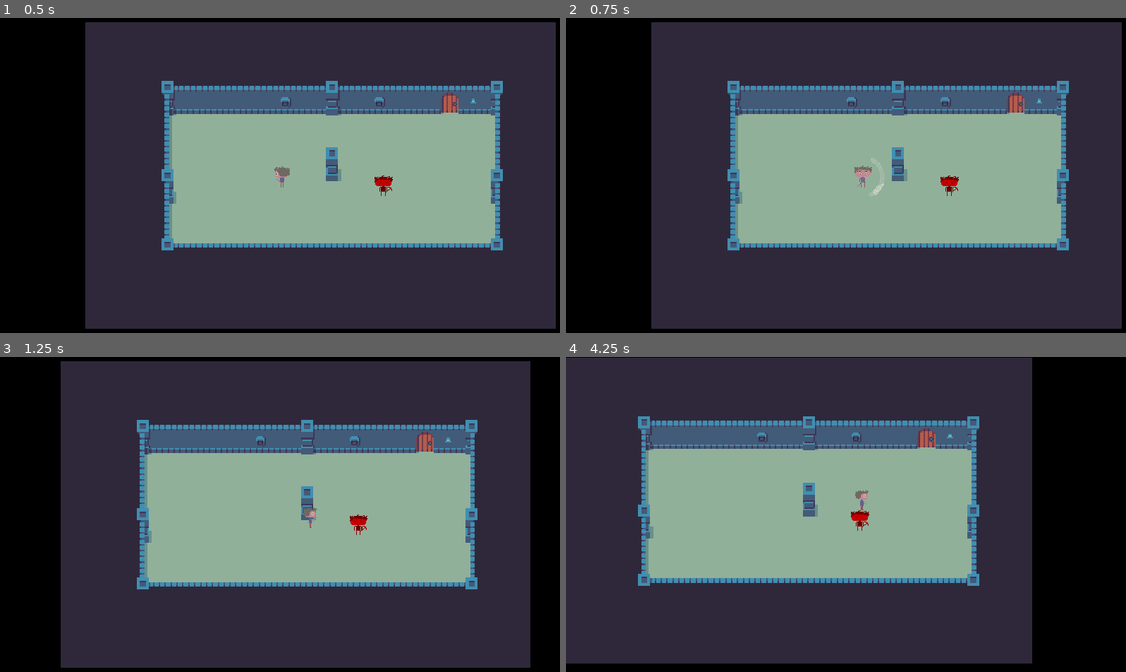
Above: before the commit, frames 1-4 (two rows, left to right).
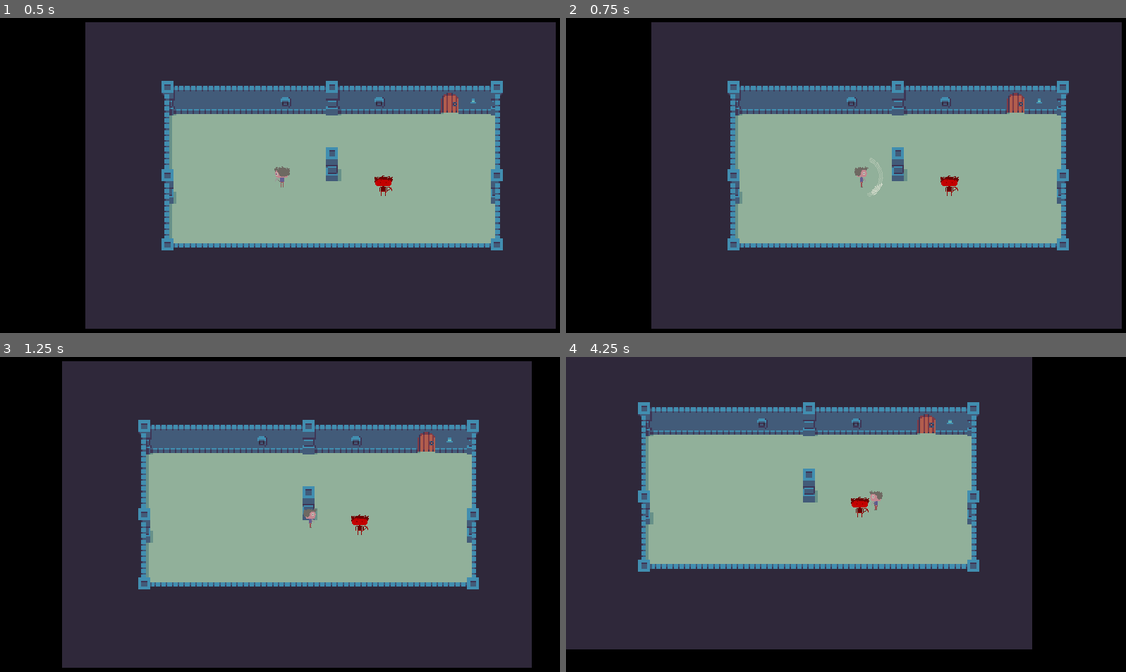
Above: after the commit, the same moments.

Repository: FrankJRix/minorman-game
Game: Godot game, scene res://levels/TemplateLevel.tscn
Two runs of this game, one before a commit and one after it. Both use one fixed random seed, a clock stepped at 60 frames per second and the inputs below.
Inputs (mouse positions are in pixels of both pictures, inside the frame that each line leads up to):
- Up to frame 1 (0.5 s): no input
- Up to frame 2 (0.75 s): tap Enter at 0.5 s; move the mouse to (974, 159) at 0.52 s; press the mouse at (974, 159) at 0.53 s; hold D (move_east) from 0.53 s (still down)
- Up to frame 3 (1.25 s): keep holding D (move_east); tap Shift (sprint) at 0.8 s
- Up to frame 4 (4.25 s): move the mouse to (734, 530) at 1.27 s; release D (move_east) at 1.28 s; release the mouse at (734, 530) at 1.28 s; hold S (move_south) 1.28-2.03 s; tap Shift (sprint) at 1.35, 2.3, 2.85, 3.8 s; click (734, 530) at 1.55 s; move the mouse to (902, 445) at 2.02 s; press the mouse at (902, 445) at 2.03 s; hold D (move_east) 2.03-2.78 s; move the mouse to (818, 580) at 2.77 s; release the mouse at (818, 580) at 2.78 s; hold W (move_north) 2.78-3.53 s; click (818, 580) at 3.05 s; move the mouse to (1019, 564) at 3.52 s; press the mouse at (1019, 564) at 3.53 s; hold A (move_west) from 3.53 s (still down)

Frame 1 is identical in both runs. In frame 2, 0.1% of the frame differs, in the area x 51-57%, y 44-57%; in frame 3, 3.0%; in frame 4, 16%, in the area x 0-84%, y 0-98%.

Commit message:
Tutta la logica del movimento è stata spostata nella fsm. Mo manca l'attacco. Domani. Vai così.

Diff:
--- /dev/null
+++ b/00_MinorMan/characters/player/Move.gd
@@ -0,0 +1,30 @@
+extends GroundMotionState
+
+# Inheriting costants from owner:
+onready var MAX_SPEED = owner.MAX_SPEED
+onready var SPRINT_MULTIPLIER = owner.SPRINT_MULTIPLIER
+
+
+func enter():
+	owner.get_node("CutoutAnim").play("move")
+	.enter()
+
+
+func update(delta):
+	var input_direction = get_input_direction()
+	if not input_direction:
+		emit_signal("finished", "idle")
+
+	var sector = owner.check_orientation_sector(input_direction.angle())
+	owner.look_at_sector_w_anim(sector, "idle")
+	move(input_direction)
+
+
+func move(direction):
+	var multiplier = 1
+
+	if Input.is_action_pressed("sprint"):
+		multiplier *= SPRINT_MULTIPLIER
+
+	velocity = direction * MAX_SPEED * multiplier
+	owner.move_and_slide(velocity)
--- a/00_MinorMan/characters/player/Norman.gd
+++ b/00_MinorMan/characters/player/Norman.gd
@@ -12,106 +12,99 @@
 const NW_TRESHOLD = PI * -7/8
 const EPSILON = 0.01
 
-enum MOUSE_SECTOR {WEST, SOUTHWEST, SOUTH, SOUTHEAST, EAST, NORTHEAST, NORTH, NORTHWEST}
+enum SECTOR {WEST, SOUTHWEST, SOUTH, SOUTHEAST, EAST, NORTHEAST, NORTH, NORTHWEST}
+enum DIRECTION_MODE {EIGHT, FOUR}
 
 var speed = 0
 var velocity = Vector2()
 var direction = Vector2()
 var multi = 1
-var relative_mouse_angle = 0
-
-func _physics_process(delta):
-	move()
-
-func move():
-	get_input()
-	manage_animation()
-
-func get_input():
-	multi = 1
-	direction = Vector2()
-
-	if Input.is_action_pressed("sprint"):
-		multi *= SPRINT_MULTIPLIER
-
-	if Input.is_action_pressed("move_north"):
-		direction.y -= 1
-	if Input.is_action_pressed("move_south"):
-		direction.y += 1
-	if Input.is_action_pressed("move_west"):
-		direction.x -= 1
-	if Input.is_action_pressed("move_east"):
-		direction.x += 1
-
-	direction = direction.normalized()
-
-	velocity = direction * MAX_SPEED * multi
-	move_and_slide(velocity)
-
-func manage_animation():
-	relative_mouse_angle = get_local_mouse_position().angle()
-
-	if not $SpriteSheetAnim.current_animation == "melee_ssw":
-		match check_mouse_sector(relative_mouse_angle):
-			MOUSE_SECTOR.WEST:
-				$SpriteSheetAnim.play("idle_west")
-			MOUSE_SECTOR.SOUTHWEST:
-				$SpriteSheetAnim.play("idle_sw")
-			MOUSE_SECTOR.SOUTH:
-				$SpriteSheetAnim.play("idle_south")
-			MOUSE_SECTOR.SOUTHEAST:
-				$SpriteSheetAnim.play("idle_se")
-			MOUSE_SECTOR.EAST:
-				$SpriteSheetAnim.play("idle_east")
-			MOUSE_SECTOR.NORTHEAST:
-				$SpriteSheetAnim.play("idle_ne")
-			MOUSE_SECTOR.NORTH:
-				$SpriteSheetAnim.play("idle_north")
-			MOUSE_SECTOR.NORTHWEST:
-				$SpriteSheetAnim.play("idle_nw")
-
-	if direction:
-		$CutoutAnim.play("move")
-	else:
-		$CutoutAnim.play("idle")
 
 
 func _unhandled_input(event):
 	if event.is_action_pressed("attack"):
 		$HitTrail/AnimationPlayer.stop()
 		$SpriteSheetAnim.stop()
-		$HitTrail.rotation = relative_mouse_angle - PI / 2
+		$HitTrail.rotation = get_local_mouse_position().angle() - PI / 2
 		$HitTrail/AnimationPlayer.play("hit")
 		$SpriteSheetAnim.play("melee_ssw")
 
 
 # Libreria funzioni utili.
-func check_mouse_sector(mouse_angle):
+# Creare un classe Entity con queste?
+func check_orientation_sector(angle):
 	var sector
 
-	if relative_mouse_angle >= WEST_TRESHOLD:
-		sector = MOUSE_SECTOR.WEST
-	elif relative_mouse_angle >= SW_TRESHOLD:
-		sector = MOUSE_SECTOR.SOUTHWEST
-	elif relative_mouse_angle >= SOUTH_TRESHOLD:
-		sector = MOUSE_SECTOR.SOUTH
-	elif relative_mouse_angle >= SE_TRESHOLD:
-		sector = MOUSE_SECTOR.SOUTHEAST
-	elif relative_mouse_angle >= EAST_TRESHOLD:
-		sector = MOUSE_SECTOR.EAST
-	elif relative_mouse_angle >= NE_TRESHOLD:
-		sector = MOUSE_SECTOR.NORTHEAST
-	elif relative_mouse_angle >= NORTH_TRESHOLD:
-		sector = MOUSE_SECTOR.NORTH
-	elif relative_mouse_angle >= NW_TRESHOLD:
-		sector = MOUSE_SECTOR.NORTHWEST
+	if angle >= WEST_TRESHOLD:
+		sector = SECTOR.WEST
+	elif angle >= SW_TRESHOLD:
+		sector = SECTOR.SOUTHWEST
+	elif angle >= SOUTH_TRESHOLD:
+		sector = SECTOR.SOUTH
+	elif angle >= SE_TRESHOLD:
+		sector = SECTOR.SOUTHEAST
+	elif angle >= EAST_TRESHOLD:
+		sector = SECTOR.EAST
+	elif angle >= NE_TRESHOLD:
+		sector = SECTOR.NORTHEAST
+	elif angle >= NORTH_TRESHOLD:
+		sector = SECTOR.NORTH
+	elif angle >= NW_TRESHOLD:
+		sector = SECTOR.NORTHWEST
 	else:
-		sector = MOUSE_SECTOR.WEST
+		sector = SECTOR.WEST
 
 	return sector
 
 
-# Creare un classe Entity con queste?
+func look_at_sector_w_anim(sector, animation, direction_mode = DIRECTION_MODE.EIGHT):
+	match direction_mode:
+		DIRECTION_MODE.EIGHT:
+			look_eight(sector, animation)
+		DIRECTION_MODE.FOUR:
+			look_four(sector, animation)
+
+
+func look_eight(sector, animation):
+	match sector:
+		SECTOR.WEST:
+			$SpriteSheetAnim.play(animation + "_west")
+		SECTOR.SOUTHWEST:
+			$SpriteSheetAnim.play(animation + "_sw")
+		SECTOR.SOUTH:
+			$SpriteSheetAnim.play(animation + "_south")
+		SECTOR.SOUTHEAST:
+			$SpriteSheetAnim.play(animation + "_se")
+		SECTOR.EAST:
+			$SpriteSheetAnim.play(animation + "_east")
+		SECTOR.NORTHEAST:
+			$SpriteSheetAnim.play(animation + "_ne")
+		SECTOR.NORTH:
+			$SpriteSheetAnim.play(animation + "_north")
+		SECTOR.NORTHWEST:
+			$SpriteSheetAnim.play(animation + "_nw")
+
+
+func look_four(sector, animation):
+	match sector:
+		SECTOR.WEST:
+			$SpriteSheetAnim.play(animation + "_west")
+		SECTOR.SOUTHWEST:
+			$SpriteSheetAnim.play(animation + "_west")
+		SECTOR.SOUTH:
+			$SpriteSheetAnim.play(animation + "_south")
+		SECTOR.SOUTHEAST:
+			$SpriteSheetAnim.play(animation + "_south")
+		SECTOR.EAST:
+			$SpriteSheetAnim.play(animation + "_east")
+		SECTOR.NORTHEAST:
+			$SpriteSheetAnim.play(animation + "_east")
+		SECTOR.NORTH:
+			$SpriteSheetAnim.play(animation + "_north")
+		SECTOR.NORTHWEST:
+			$SpriteSheetAnim.play(animation + "_north")
+
+
 func take_damage(attacker, amount, effect=null):
 	if self.is_a_parent_of(attacker):
 		return
--- a/00_MinorMan/characters/player/Norman.tscn
+++ b/00_MinorMan/characters/player/Norman.tscn
@@ -1,10 +1,12 @@
-[gd_scene load_steps=21 format=2]
+[gd_scene load_steps=23 format=2]
 
 [ext_resource path="res://placeholder_assets/characters/norman/norman_placeholder.png" type="Texture" id=1]
 [ext_resource path="res://characters/player/Norman.gd" type="Script" id=2]
 [ext_resource path="res://characters/player/HitTrail.tscn" type="PackedScene" id=3]
 [ext_resource path="res://classes/state_machine/state.gd" type="Script" id=4]
 [ext_resource path="res://characters/player/norman_state_machine.gd" type="Script" id=5]
+[ext_resource path="res://characters/player/states/Idle.gd" type="Script" id=6]
+[ext_resource path="res://characters/player/Move.gd" type="Script" id=7]
 
 [sub_resource type="CapsuleShape2D" id=1]
 radius = 50.0
@@ -143,8 +145,8 @@
 "values": [ 30, 31 ]
 }
 
-[sub_resource type="Animation" id=13]
-resource_name = "melee_ese"
+[sub_resource type="Animation" id=10]
+resource_name = "melee_east"
 length = 0.6
 step = 0.01
 tracks/0/type = "value"
@@ -160,8 +162,8 @@
 "values": [ 45, 46, 47, 48, 49 ]
 }
 
-[sub_resource type="Animation" id=14]
-resource_name = "melee_nne"
+[sub_resource type="Animation" id=11]
+resource_name = "melee_north"
 length = 0.6
 step = 0.01
 tracks/0/type = "value"
@@ -177,8 +179,8 @@
 "values": [ 55, 56, 57, 58, 59 ]
 }
 
-[sub_resource type="Animation" id=10]
-resource_name = "melee_ssw"
+[sub_resource type="Animation" id=12]
+resource_name = "melee_south"
 length = 0.6
 step = 0.01
 tracks/0/type = "value"
@@ -194,8 +196,8 @@
 "values": [ 40, 41, 42, 43, 44 ]
 }
 
-[sub_resource type="Animation" id=15]
-resource_name = "melee_wnw"
+[sub_resource type="Animation" id=13]
+resource_name = "melee_west"
 length = 0.6
 step = 0.01
 tracks/0/type = "value"
@@ -274,12 +276,13 @@
 
 [node name="StateMachine" type="Node" parent="."]
 script = ExtResource( 5 )
+START_STATE = NodePath("Idle")
 
 [node name="Idle" type="Node" parent="StateMachine"]
-script = ExtResource( 4 )
+script = ExtResource( 6 )
 
 [node name="Move" type="Node" parent="StateMachine"]
-script = ExtResource( 4 )
+script = ExtResource( 7 )
 
 [node name="Attack" type="Node" parent="StateMachine"]
 script = ExtResource( 4 )
@@ -293,7 +296,6 @@
 texture = ExtResource( 1 )
 vframes = 12
 hframes = 5
-frame = 59
 
 [node name="HitTrail" parent="." instance=ExtResource( 3 )]
 
@@ -307,14 +309,14 @@
 anims/idle_south = SubResource( 7 )
 anims/idle_sw = SubResource( 8 )
 anims/idle_west = SubResource( 9 )
-anims/melee_ese = SubResource( 13 )
-anims/melee_nne = SubResource( 14 )
-anims/melee_ssw = SubResource( 10 )
-anims/melee_wnw = SubResource( 15 )
+anims/melee_east = SubResource( 10 )
+anims/melee_north = SubResource( 11 )
+anims/melee_south = SubResource( 12 )
+anims/melee_west = SubResource( 13 )
 
 [node name="CutoutAnim" type="AnimationPlayer" parent="."]
-anims/idle = SubResource( 11 )
-anims/move = SubResource( 12 )
+anims/idle = SubResource( 14 )
+anims/move = SubResource( 15 )
 
 [node name="Camera2D" type="Camera2D" parent="."]
 current = true
--- a/00_MinorMan/characters/player/norman_state_machine.gd
+++ b/00_MinorMan/characters/player/norman_state_machine.gd
@@ -7,3 +7,10 @@
 		"move": $Move,
 		"attack": $Attack,
 	}
+
+func _change_state(state_name):
+	if not _active:
+		return
+	# Useless at present.
+	# Add exceptions, initializations and stack management here if the need arires. Else, delete.
+	._change_state(state_name)
--- /dev/null
+++ b/00_MinorMan/characters/player/states/Idle.gd
@@ -0,0 +1,23 @@
+extends GroundMotionState
+
+var mouse_sector
+var relative_mouse_angle
+
+
+func enter():
+	owner.get_node("CutoutAnim").play("idle")
+	relative_mouse_angle = owner.get_local_mouse_position().angle()
+	mouse_sector = owner.check_orientation_sector(relative_mouse_angle)
+	owner.look_at_sector_w_anim(mouse_sector, "idle")
+
+	.enter()
+
+
+func update(delta):
+	var input_direction = get_input_direction()
+	relative_mouse_angle = owner.get_local_mouse_position().angle()
+	mouse_sector = owner.check_orientation_sector(relative_mouse_angle)
+	owner.look_at_sector_w_anim(mouse_sector, "idle")
+
+	if input_direction:
+		emit_signal("finished", "move")
--- a/00_MinorMan/classes/state_machine/state.gd
+++ b/00_MinorMan/classes/state_machine/state.gd
@@ -11,6 +11,7 @@
 
 # Initialize the state. E.g. change the animation
 func enter():
+	print("Entering state: " + self.name)
 	return
 
 # Clean up the state. Reinitialize values like a timer
--- a/00_MinorMan/classes/state_machine/templates/motion_state.gd
+++ b/00_MinorMan/classes/state_machine/templates/motion_state.gd
@@ -5,6 +5,6 @@
 # This takes input.
 func get_input_direction():
 	var input_direction = Vector2()
-	input_direction.x = int(Input.is_action_pressed("move_right")) - int(Input.is_action_pressed("move_left"))
-	input_direction.y = int(Input.is_action_pressed("move_down")) - int(Input.is_action_pressed("move_up"))
-	return input_direction
+	input_direction.x = int(Input.is_action_pressed("move_east")) - int(Input.is_action_pressed("move_west"))
+	input_direction.y = int(Input.is_action_pressed("move_south")) - int(Input.is_action_pressed("move_north"))
+	return input_direction.normalized()
Not shown: 2 places in 00_MinorMan/characters/player/Norman.tscn that only renumber resources
